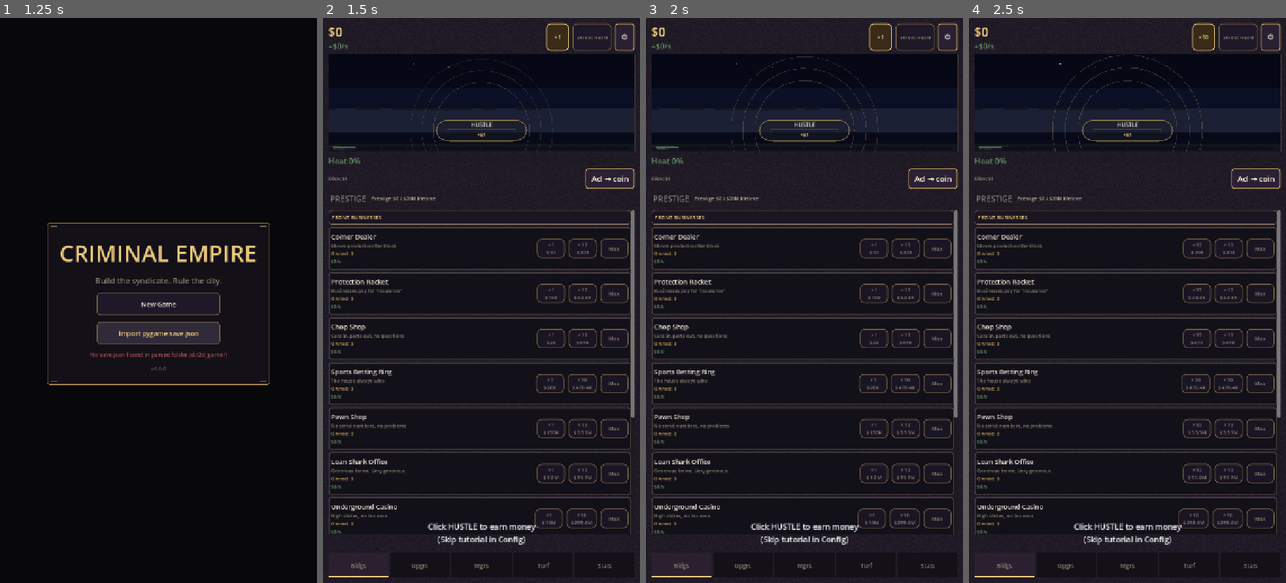
Above: before the commit, frames 1-4 (left to right).
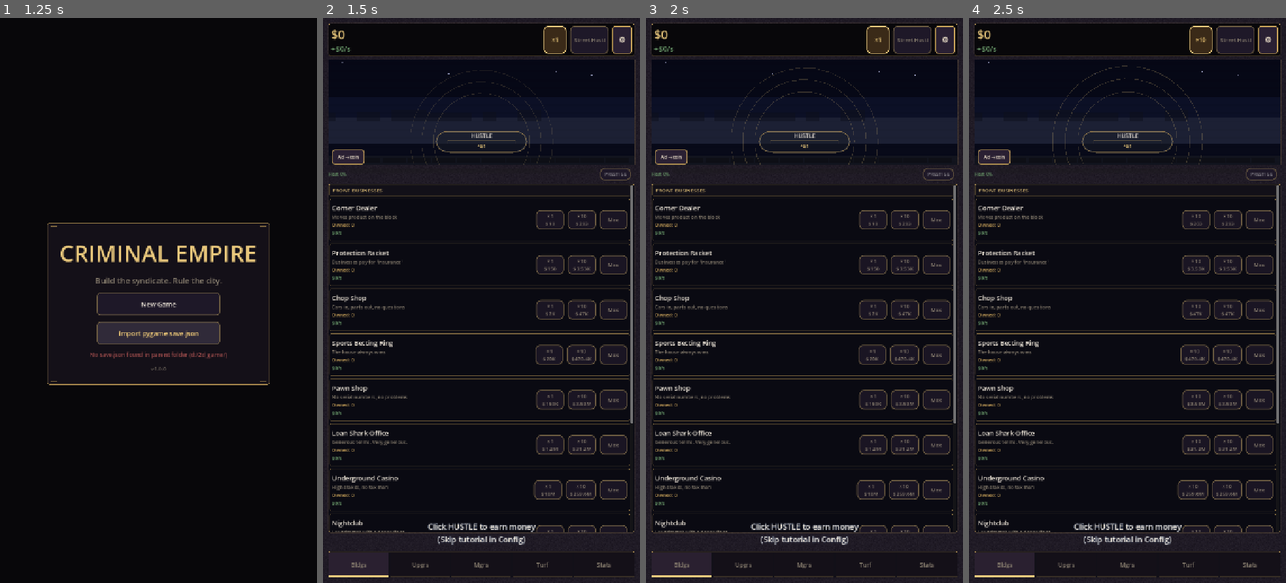
Above: after the commit, the same moments.

Repository: ironassassin3/Idle-empire
Game: Godot game, scene res://scenes/main_menu.tscn
Same seed, same stepped clock (60 frames per second), same inputs: the game is played once before the commit and once after it.
Inputs:
- Up to frame 1 (1.25 s): click "Import pygame save.json" at 0.5 s
- Up to frame 2 (1.5 s): click "New Game" at 1.25 s
- Up to frame 3 (2 s): no input
- Up to frame 4 (2.5 s): click "×1" at 2 s

Frame 1 is identical in both runs. In frame 2, 19% of the frame differs, in the area x 1-99%, y 0-99%; in frame 3, 20%; in frame 4, 20%.

Commit message:
feat(ui): P15 ink theme and tab polish (P15.4-P15.7)
Co-authored-by: Cursor <cursoragent@cursor.com>

Diff:
--- a/godot/scripts/autoload/game_config.gd
+++ b/godot/scripts/autoload/game_config.gd
@@ -33,3 +33,5 @@
 const UI_RUSTIC_THEME := false
 # P15 city-first layout — skyline viewport replaces left column stack.
 const UI_CITY_V2 := true
+# P15.7 rollback — false hides CityViewport and restores compact status strip (dev-only P14 fallback).
+const UI_CITY_VIEW := true
--- a/godot/scripts/autoload/rustic_ui.gd
+++ b/godot/scripts/autoload/rustic_ui.gd
@@ -1,8 +1,12 @@
 extends Node
 ## Startup hook — bake/load rustic textures once, apply theme when ready.
+## P15.4: city v2 ink theme takes precedence; rustic only when UI_RUSTIC_THEME && !city v2.
 
 
 func _ready() -> void:
+	if GameConfig.UI_CITY_V2 and GameConfig.UI_CITY_VIEW:
+		GameTheme.apply_city_v2_theme(get_tree())
+		return
 	GameTheme.init_rustic()
 	if GameTheme.is_rustic_active():
 		GameTheme.apply_rustic_theme(get_tree())
--- /dev/null
+++ b/godot/scripts/tools/screenshot.gd
@@ -0,0 +1,106 @@
+extends SceneTree
+## Screenshot harness — boot game_screen windowed, capture a tab to PNG.
+## Godot 4 cannot read back a viewport under --headless, so run WITHOUT it:
+##   godot --path godot -s res://scripts/tools/screenshot.gd -- --tab 0 --out shot.png
+## Args (after the `--`):
+##   --tab N          Tab enum index (0 BLDGS … 8 CONFIG)
+##   --out PATH       Output PNG path (default user://shot.png)
+##   --frames N       Frames to settle before capture (default 45)
+##   --cash N         Seed GameState.balance so affordance states populate
+##   --w / --h        Window size override (default project 720x1280)
+##   --city-tier N    Skyline tier preset 0–4 (buildings 0/5/15/35/80)
+##   --buildings N    Override total buildings owned (all on index 0)
+##   --heat N         Set heat 0–100
+
+const GAME_SCREEN := "res://scenes/game_screen.tscn"
+const SoakAutoloads = preload("res://scripts/tools/soak_autoloads.gd")
+
+const _TIER_BUILDINGS := [0, 5, 15, 35, 80]
+
+var _frame := 0
+var _settle := 45
+var _tab := 0
+var _out := "user://shot.png"
+var _screen: Node = null
+
+
+func _initialize() -> void:
+	_settle = int(_arg_after("--frames", "45"))
+	_tab = int(_arg_after("--tab", "0"))
+	_out = _arg_after("--out", "user://shot.png")
+	var w := int(_arg_after("--w", "720"))
+	var h := int(_arg_after("--h", "1280"))
+
+	SoakAutoloads.install(self)
+	var gs: Node = root.get_node_or_null("GameState")
+	if gs != null and gs.has_method("reset_new_game"):
+		gs.reset_new_game()
+		var cash := float(_arg_after("--cash", "0"))
+		if cash > 0.0:
+			gs.balance = cash
+		_apply_city_matrix_seed(gs)
+
+	root.set_content_scale_size(Vector2i(w, h))
+	DisplayServer.window_set_size(Vector2i(w, h))
+
+	var packed: PackedScene = load(GAME_SCREEN) as PackedScene
+	if packed == null:
+		push_error("Failed to load %s" % GAME_SCREEN)
+		quit(1)
+		return
+	_screen = packed.instantiate()
+	root.add_child(_screen)
+
+
+func _apply_city_matrix_seed(gs: Node) -> void:
+	var tier_arg := _arg_after("--city-tier", "")
+	if not tier_arg.is_empty():
+		var tier := clampi(int(tier_arg), 0, _TIER_BUILDINGS.size() - 1)
+		_seed_buildings(gs, _TIER_BUILDINGS[tier])
+	var buildings_arg := _arg_after("--buildings", "")
+	if not buildings_arg.is_empty():
+		_seed_buildings(gs, maxi(0, int(buildings_arg)))
+	var heat_arg := _arg_after("--heat", "")
+	if not heat_arg.is_empty():
+		gs.heat = clampf(float(heat_arg), 0.0, 100.0)
+
+
+func _seed_buildings(gs: Node, count: int) -> void:
+	if not gs.has_method("get") or gs.get("buildings") == null:
+		return
+	var buildings: Array = gs.buildings
+	if buildings.is_empty():
+		return
+	for b in buildings:
+		if b != null and b.has_method("set"):
+			b.owned = 0
+	var first = buildings[0]
+	if first != null:
+		first.owned = count
+	if gs.has_signal("stats_changed"):
+		gs.stats_changed.emit()
+
+
+func _process(_delta: float) -> bool:
+	_frame += 1
+	if _frame == 5 and _screen != null and _screen.has_method("_set_tab"):
+		_screen.call("_set_tab", _tab)
+	if _frame < _settle:
+		return false
+	var img: Image = root.get_texture().get_image()
+	var err := img.save_png(_out)
+	if err != OK:
+		printerr("screenshot: save_png failed (%d) for %s" % [err, _out])
+		quit(1)
+		return true
+	print(JSON.stringify({"ok": true, "out": ProjectSettings.globalize_path(_out), "tab": _tab}))
+	quit(0)
+	return true
+
+
+func _arg_after(flag: String, fallback: String) -> String:
+	for pack in [OS.get_cmdline_user_args(), OS.get_cmdline_args()]:
+		for i in pack.size():
+			if pack[i] == flag and i + 1 < pack.size():
+				return pack[i + 1]
+	return fallback
--- a/godot/scripts/ui/city_view.gd
+++ b/godot/scripts/ui/city_view.gd
@@ -98,6 +98,10 @@
 
 func get_hustle_rect_global() -> Rect2:
 	return _hustle_overlay.get_global_rect()
+
+
+func get_hustle_rect() -> Rect2:
+	return get_hustle_rect_global()
 
 
 func get_hustle_center_global() -> Vector2:
--- a/godot/scripts/ui/game_screen.gd
+++ b/godot/scripts/ui/game_screen.gd
@@ -40,6 +40,11 @@
 @onready var _prestige_btn: Button = $Root/VBox/StatusStrip/PrestigeRow/PrestigeBtn
 @onready var _prestige_info: Label = $Root/VBox/StatusStrip/PrestigeRow/PrestigeInfo
 @onready var _buff_label: Label = $Root/VBox/StatusStrip/StatusRow/BuffLabel
+@onready var _city_viewport: Control = $Root/VBox/CityViewport
+@onready var _status_strip: VBoxContainer = $Root/VBox/StatusStrip
+@onready var _status_row: HBoxContainer = $Root/VBox/StatusStrip/StatusRow
+@onready var _prestige_row: HBoxContainer = $Root/VBox/StatusStrip/PrestigeRow
+@onready var _heat_row: HBoxContainer = $Root/VBox/StatusStrip/HeatRow
 # Bottom nav bar (5 primary tabs) + Turf subtab bar + header gear.
 @onready var _bottom_bar: HBoxContainer = $Root/VBox/BottomBar
 @onready var _header: HBoxContainer = $Root/VBox/Header
@@ -145,6 +150,10 @@
 const _BASE_MARGIN := 12
 const _MUSIC_CTX_INTERVAL := 1.0
 
+var _fallback_hustle: Button
+var _coin_on_city: bool = false
+var _dragon_chip: Button
+
 
 ## Inset the root container by the device safe area (notch / home bar). Safe-area
 ## coords are native screen px; scale to viewport px. No-op on desktop (safe area
@@ -174,9 +183,10 @@
 	if AudioManager.is_enabled():
 		AudioManager.set_music_mode(MusicDefs.MusicMode.PLAYING_AMBIENT)
 	_apply_safe_area()
+	_apply_ui_surfaces()
 	_apply_header_theme()
-	_apply_rustic_surfaces()
 	get_viewport().size_changed.connect(_apply_safe_area)
+	get_viewport().size_changed.connect(_layout_city_overlays)
 	_heat_bar.max_value = 100.0
 	_populate_buildings()
 	_populate_upgrades()
@@ -217,6 +227,7 @@
 	_coin_ad_btn.text = "Ad → coin"
 	_coin_btn.get_parent().add_child(_coin_ad_btn)
 	_coin_ad_btn.pressed.connect(_on_coin_watch_ad)
+	_apply_city_layout()
 	_elim_dismiss.pressed.connect(_dismiss_elim)
 	_notif_default_font_size = _notif.get_theme_font_size("font_size")
 	_build_config_tab()
@@ -244,6 +255,188 @@
 			_sub_territory, _sub_rivals, _sub_crew, _sub_ops]:
 		GameTheme.apply_tab_button(tab_btn, false)
 	_refresh_tab_strip()
+
+
+func _apply_ui_surfaces() -> void:
+	if GameTheme.is_rustic_active():
+		_apply_rustic_surfaces()
+	elif GameTheme.is_city_v2_active():
+		_apply_city_v2_surfaces()
+
+
+func _apply_city_v2_surfaces() -> void:
+	_wrap_strip_panel(_header, GameTheme.ink_header_strip_style())
+	_wrap_strip_panel(_bottom_bar, GameTheme.ink_tab_bar_style())
+	for scroll in [
+		_bldgs_scroll, _upgrs_scroll, _turf_scroll, _rivals_scroll,
+		_crew_scroll, _ops_scroll, _stats_scroll, _mgrs_scroll, _config_scroll,
+	]:
+		_wrap_ink_content_panel(scroll)
+	_apply_ink_subtab_headers()
+
+
+func _wrap_ink_content_panel(scroll: ScrollContainer) -> void:
+	if scroll.get_meta("_city_v2_panel", false):
+		return
+	var parent := scroll.get_parent()
+	if parent == null:
+		return
+	var idx := scroll.get_index()
+	var panel := PanelContainer.new()
+	panel.size_flags_vertical = Control.SIZE_EXPAND_FILL
+	panel.add_theme_stylebox_override("panel", GameTheme.ink_scroll_wrap_style())
+	parent.remove_child(scroll)
+	panel.add_child(scroll)
+	scroll.size_flags_vertical = Control.SIZE_EXPAND_FILL
+	parent.add_child(panel)
+	parent.move_child(panel, idx)
+	scroll.set_meta("_city_v2_panel", true)
+
+
+func _apply_ink_subtab_headers() -> void:
+	for lbl in [
+		_turf_bonus, _turf_milestones, _turf_control, _rivals_impact,
+		_rivals_activity, _crew_summary, _crew_lock, _ops_summary, _ops_lock,
+	]:
+		GameTheme.apply_subtab_header_label(lbl)
+		lbl.add_theme_color_override("font_color", GameTheme.GOLD_BRIGHT)
+
+
+func _apply_city_layout() -> void:
+	var city_on := GameConfig.UI_CITY_VIEW and GameConfig.UI_CITY_V2
+	_city_viewport.visible = city_on
+	if city_on:
+		_relocate_coin_to_city()
+		_apply_city_v2_status_strip()
+		if _fallback_hustle:
+			_fallback_hustle.visible = false
+	else:
+		_restore_coin_to_status()
+		_restore_status_strip()
+		_ensure_fallback_hustle()
+	call_deferred("_layout_city_overlays")
+
+
+func _apply_city_v2_status_strip() -> void:
+	if not GameTheme.is_city_v2_active():
+		return
+	_status_row.visible = false
+	_prestige_row.visible = false
+	_click_info.visible = false
+	_prestige_info.visible = false
+	_prestige_btn.custom_minimum_size = Vector2(0, 28)
+	_prestige_btn.add_theme_font_size_override("font_size", GameTheme.scaled_font(11))
+	_prestige_btn.add_theme_stylebox_override("normal", GameTheme.make_chip_flat(false))
+	_prestige_btn.add_theme_stylebox_override("hover", GameTheme.make_chip_flat(true))
+	_prestige_btn.add_theme_stylebox_override("pressed", GameTheme.make_chip_flat(true))
+	_prestige_btn.add_theme_stylebox_override("disabled", GameTheme.make_chip_flat(false))
+	_heat_bar.custom_minimum_size = Vector2(0, 12)
+	_heat_label.add_theme_font_size_override("font_size", GameTheme.scaled_font(10))
+	_status_strip.add_theme_constant_override("separation", 2)
+	if _prestige_btn.get_parent() != _heat_row:
+		_prestige_btn.reparent(_heat_row)
+	if _shield_label.get_parent() != _heat_row:
+		_shield_label.reparent(_heat_row)
+	if _buff_label.get_parent() != _heat_row:
+		_buff_label.reparent(_heat_row)
+		_buff_label.size_flags_horizontal = Control.SIZE_SHRINK_END
+	if _dragon_chip == null:
+		_dragon_chip = Button.new()
+		_dragon_chip.custom_minimum_size = Vector2(0, 28)
+		_dragon_chip.add_theme_font_size_override("font_size", GameTheme.scaled_font(10))
+		_dragon_chip.add_theme_stylebox_override("normal", GameTheme.make_chip_flat(false))
+		_dragon_chip.add_theme_stylebox_override("hover", GameTheme.make_chip_flat(true))
+		_dragon_chip.add_theme_stylebox_override("pressed", GameTheme.make_chip_flat(true))
+		_dragon_chip.pressed.connect(_on_dragon_chip)
+		_heat_row.add_child(_dragon_chip)
+
+
+func _restore_status_strip() -> void:
+	_status_row.visible = true
+	_prestige_row.visible = true
+	_click_info.visible = true
+	_prestige_info.visible = true
+	if _prestige_btn.get_parent() != _prestige_row:
+		_prestige_btn.reparent(_prestige_row)
+		_prestige_row.move_child(_prestige_btn, 0)
+	if _shield_label.get_parent() != _status_row:
+		_shield_label.reparent(_status_row)
+		_status_row.move_child(_shield_label, 0)
+	if _buff_label.get_parent() != _status_row:
+		_buff_label.reparent(_status_row)
+	_prestige_btn.custom_minimum_size = Vector2(0, 36)
+	_prestige_btn.remove_theme_font_size_override("font_size")
+	for state in ["normal", "hover", "pressed", "disabled"]:
+		_prestige_btn.remove_theme_stylebox_override(state)
+	_heat_bar.custom_minimum_size = Vector2(0, 16)
+	_heat_label.remove_theme_font_size_override("font_size")
+	_status_strip.remove_theme_constant_override("separation")
+	if _dragon_chip:
+		_dragon_chip.visible = false
+
+
+func _on_dragon_chip() -> void:
+	_dragon_patron.open()
+
+
+func _relocate_coin_to_city() -> void:
+	if _coin_on_city:
+		return
+	var bar := _city_view.get_node_or_null("CityBottomBar")
+	if bar == null:
+		bar = HBoxContainer.new()
+		bar.name = "CityBottomBar"
+		bar.mouse_filter = Control.MOUSE_FILTER_IGNORE
+		_city_view.add_child(bar)
+	_coin_btn.reparent(bar)
+	_coin_ad_btn.reparent(bar)
+	_coin_btn.custom_minimum_size = Vector2(0, 28)
+	_coin_btn.add_theme_font_size_override("font_size", GameTheme.scaled_font(10))
+	_coin_ad_btn.custom_minimum_size = Vector2(0, 28)
+	_coin_ad_btn.add_theme_font_size_override("font_size", GameTheme.scaled_font(10))
+	_coin_on_city = true
+	if not _city_view.resized.is_connected(_layout_city_overlays):
+		_city_view.resized.connect(_layout_city_overlays)
+
+
+func _restore_coin_to_status() -> void:
+	if not _coin_on_city:
+		return
+	_coin_btn.reparent(_status_row)
+	_coin_ad_btn.reparent(_status_row)
+	_coin_btn.custom_minimum_size = Vector2(0, 32)
+	_coin_btn.remove_theme_font_size_override("font_size")
+	_coin_ad_btn.custom_minimum_size = Vector2(0, 32)
+	_coin_ad_btn.remove_theme_font_size_override("font_size")
+	_coin_on_city = false
+
+
+func _layout_city_overlays() -> void:
+	if not _coin_on_city or not _city_viewport.visible:
+		return
+	var bar := _city_view.get_node_or_null("CityBottomBar") as Control
+	if bar == null:
+		return
+	var sz := _city_view.size
+	if sz.y < 40.0:
+		return
+	bar.position = Vector2(8.0, sz.y - 34.0)
+	bar.size = Vector2(maxf(80.0, sz.x - 16.0), 28.0)
+
+
+func _ensure_fallback_hustle() -> void:
+	if GameConfig.UI_CITY_VIEW and GameConfig.UI_CITY_V2:
+		if _fallback_hustle:
+			_fallback_hustle.visible = false
+		return
+	if _fallback_hustle == null:
+		_fallback_hustle = Button.new()
+		_fallback_hustle.text = "HUSTLE"
+		_fallback_hustle.custom_minimum_size = Vector2(0, 36)
+		_fallback_hustle.pressed.connect(_on_hustle)
+		_status_row.add_child(_fallback_hustle)
+		_status_row.move_child(_fallback_hustle, 0)
+	_fallback_hustle.visible = true
 
 
 func _apply_rustic_surfaces() -> void:
@@ -531,7 +724,7 @@
 ## clipping the active tab to a ~51px sliver.
 func _scroll_vis(scroll: Control, vis: bool) -> void:
 	scroll.visible = vis
-	if scroll.get_meta("_rustic_panel", false):
+	if scroll.get_meta("_rustic_panel", false) or scroll.get_meta("_city_v2_panel", false):
 		var wrapper := scroll.get_parent()
 		if wrapper is PanelContainer:
 			(wrapper as PanelContainer).visible = vis
@@ -913,6 +1106,8 @@
 	_heat_label.text = heat_txt
 	_heat_label.add_theme_color_override("font_color", heat_col)
 	_click_info.text = "Click: %s" % FormatUtil.format_money(GameState.click_value())
+	if not GameTheme.is_city_v2_active():
+		_click_info.visible = true
 	_prestige_btn.disabled = not GameState.can_prestige()
 	var req := Prestige.prestige_earnings_required(GameState.prestige_count, GameState.next_prestige_earnings)
 	var prestige_lines: PackedStringArray = PackedStringArray([
@@ -937,9 +1132,25 @@
 
 func _refresh_dragon_hud() -> void:
 	var patron: String = _DragonSystem.active_dragon(GameState)
+	var compact := GameTheme.is_city_v2_active()
 	if patron.is_empty():
 		_dragon_hud.visible = false
-		return
+		if _dragon_chip:
+			_dragon_chip.visible = false
+		return
+	if compact:
+		_dragon_hud.visible = false
+		if _dragon_chip:
+			_dragon_chip.visible = true
+			var meta: Dictionary = _DragonSystem.DRAGON_META[patron]
+			var mood: String = _DragonSystem.get_mood(GameState)
+			_dragon_chip.text = GameTheme.truncate("%s · %s" % [
+				str(meta.get("title", patron)), _DragonSystem.MOOD_LABELS.get(mood, mood),
+			], 22)
+			_dragon_chip.add_theme_color_override("font_color", meta.get("color", GameTheme.GOLD))
+		return
+	if _dragon_chip:
+		_dragon_chip.visible = false
 	_dragon_hud.visible = true
 	var meta: Dictionary = _DragonSystem.DRAGON_META[patron]
 	var col: Color = meta.get("color", GameTheme.GOLD)
@@ -1433,7 +1644,7 @@
 	var strip := PanelContainer.new()
 	strip.size_flags_horizontal = Control.SIZE_EXPAND_FILL
 	strip.mouse_filter = Control.MOUSE_FILTER_IGNORE
-	if GameTheme.is_rustic_active():
+	if GameTheme.is_rustic_active() or GameTheme.is_city_v2_active():
 		strip.add_theme_stylebox_override("panel", GameTheme.list_section_header_style())
 	var lbl := Label.new()
 	lbl.text = title
--- a/godot/scripts/ui/game_theme.gd
+++ b/godot/scripts/ui/game_theme.gd
@@ -73,6 +73,10 @@
 	return _rustic_active
 
 
+static func is_city_v2_active() -> bool:
+	return GameConfig.UI_CITY_V2 and GameConfig.UI_CITY_VIEW and not _rustic_active
+
+
 static func init_rustic() -> void:
 	if _rustic_init_done:
 		return
@@ -81,6 +85,8 @@
 	_rustic_textures.clear()
 	_rustic_style_cache.clear()
 	if not GameConfig.UI_RUSTIC_THEME:
+		return
+	if is_city_v2_active():
 		return
 	var loaded: Dictionary = RusticTextureBaker.load_or_bake()
 	if loaded.is_empty():
@@ -113,6 +119,69 @@
 		theme.set_stylebox("panel", &"PanelContainer", panel)
 	if tree != null and tree.root != null:
 		tree.root.theme = theme
+
+
+static func apply_city_v2_theme(tree: SceneTree = null) -> void:
+	if not is_city_v2_active():
+		return
+	var theme_path := "res://theme/city_noir_theme.tres"
+	if not ResourceLoader.exists(theme_path):
+		return
+	var theme := (load(theme_path) as Theme).duplicate(true)
+	if theme == null:
+		return
+	if tree != null and tree.root != null:
+		tree.root.theme = theme
+
+
+static func ink_panel_style() -> StyleBoxFlat:
+	var sb := StyleBoxFlat.new()
+	sb.bg_color = Color("0c0c14")
+	sb.border_color = Color(GOLD, 0.35)
+	sb.set_border_width_all(1)
+	sb.set_corner_radius_all(4)
+	sb.set_content_margin_all(4.0)
+	return sb
+
+
+static func ink_scroll_wrap_style() -> StyleBoxFlat:
+	var sb := ink_panel_style()
+	sb.content_margin_left = 2.0
+	sb.content_margin_right = 2.0
+	sb.content_margin_top = 2.0
+	sb.content_margin_bottom = 2.0
+	return sb
+
+
+static func ink_header_strip_style() -> StyleBoxFlat:
+	var sb := ink_panel_style()
+	sb.bg_color = Color("08070a")
+	sb.set_content_margin_all(6.0)
+	return sb
+
+
+static func ink_tab_bar_style() -> StyleBoxFlat:
+	var sb := ink_panel_style()
+	sb.bg_color = BG_PANEL
+	sb.set_border_width(Side.SIDE_TOP, 1)
+	sb.set_border_width(Side.SIDE_LEFT, 0)
+	sb.set_border_width(Side.SIDE_RIGHT, 0)
+	sb.set_border_width(Side.SIDE_BOTTOM, 0)
+	sb.set_content_margin_all(2.0)
+	return sb
+
+
+static func ink_section_header_style() -> StyleBoxFlat:
+	var sb := StyleBoxFlat.new()
+	sb.bg_color = Color("121018")
+	sb.border_color = Color(GOLD, 0.55)
+	sb.set_border_width_all(1)
+	sb.set_corner_radius_all(2)
+	sb.content_margin_left = 8.0
+	sb.content_margin_right = 8.0
+	sb.content_margin_top = 4.0
+	sb.content_margin_bottom = 4.0
+	return sb
 
 
 static func _rustic_tex(key: String) -> Texture2D:
@@ -168,6 +237,8 @@
 
 
 static func header_strip_style() -> StyleBox:
+	if is_city_v2_active():
+		return ink_header_strip_style()
 	if _rustic_active:
 		var sb := _rustic_slice_style(RusticTextureBaker.KEY_HEADER_STRIP, 6, 6.0)
 		if sb != null:
@@ -177,6 +248,8 @@
 
 
 static func list_section_header_style() -> StyleBox:
+	if is_city_v2_active():
+		return ink_section_header_style()
 	if _rustic_active:
 		var sb := _rustic_slice_style(RusticTextureBaker.KEY_HEADER_STRIP, 6, 8.0)
 		if sb != null:
@@ -242,6 +315,8 @@
 
 
 static func tab_bar_bg_style() -> StyleBox:
+	if is_city_v2_active():
+		return ink_tab_bar_style()
 	if _rustic_active:
 		var sb := _rustic_slice_style(RusticTextureBaker.KEY_TAB_BAR_BG, 6, 4.0)
 		if sb != null:
@@ -326,6 +401,8 @@
 
 
 static func panel_style() -> StyleBox:
+	if is_city_v2_active():
+		return ink_panel_style()
 	if _rustic_active:
 		var sb := _rustic_slice_style(RusticTextureBaker.KEY_PANEL, _SLICE_MARGIN)
 		if sb != null:
@@ -502,6 +579,27 @@
 	btn.add_theme_stylebox_override("disabled", make_menu_button_flat(false))
 	btn.add_theme_color_override("font_color", GOLD_BRIGHT if primary else TEXT)
 	btn.add_theme_font_size_override("font_size", scaled_font(16 if primary else 15))
+
+
+static func make_ink_row_card_flat(affordance: int) -> StyleBoxFlat:
+	var sb := StyleBoxFlat.new()
+	match affordance:
+		RowAffordance.OWNED:
+			sb.bg_color = Color("101418")
+			sb.border_color = Color(GREEN, 0.45)
+		RowAffordance.PETE:
+			sb.bg_color = Color("181410")
+			sb.border_color = Color(GOLD_BRIGHT, 0.75)
+		RowAffordance.BUYABLE:
+			sb.bg_color = Color("0e1410")
+			sb.border_color = Color(GREEN, 0.55)
+		_:
+			sb.bg_color = Color("0a0a12")
+			sb.border_color = Color(GOLD, 0.22)
+	sb.set_border_width_all(1)
+	sb.set_corner_radius_all(4)
+	sb.set_content_margin_all(0.0)
+	return sb
 
 
 static func make_row_card_flat(affordance: int) -> StyleBoxFlat:
@@ -526,6 +624,8 @@
 
 
 static func row_card_style(affordance: int) -> StyleBox:
+	if is_city_v2_active():
+		return make_ink_row_card_flat(affordance)
 	if _rustic_active:
 		var base := _rustic_slice_style(RusticTextureBaker.KEY_CARD, _ROW_SLICE, _ROW_CONTENT)
 		if base != null:
--- a/godot/scripts/ui/stats_dashboard.gd
+++ b/godot/scripts/ui/stats_dashboard.gd
@@ -48,7 +48,7 @@
 static func _section_header(parent: Control, title: String) -> void:
 	var strip := PanelContainer.new()
 	strip.size_flags_horizontal = Control.SIZE_EXPAND_FILL
-	if GameTheme.is_rustic_active():
+	if GameTheme.is_rustic_active() or GameTheme.is_city_v2_active():
 		strip.add_theme_stylebox_override("panel", GameTheme.list_section_header_style())
 	var row := HBoxContainer.new()
 	strip.add_child(row)
--- /dev/null
+++ b/godot/theme/city_noir_theme.tres
@@ -0,0 +1,69 @@
+[gd_resource type="Theme" load_steps=5 format=3 uid="uid://citynoirtheme001"]
+
+[sub_resource type="StyleBoxFlat" id="StyleBoxFlat_btn"]
+bg_color = Color(0.102, 0.094, 0.125, 1)
+border_width_left = 1
+border_width_top = 1
+border_width_right = 1
+border_width_bottom = 1
+border_color = Color(0.784, 0.639, 0.353, 0.85)
+corner_radius_top_left = 4
+corner_radius_top_right = 4
+corner_radius_bottom_right = 4
+corner_radius_bottom_left = 4
+content_margin_left = 8.0
+content_margin_top = 4.0
+content_margin_right = 8.0
+content_margin_bottom = 4.0
+
+[sub_resource type="StyleBoxFlat" id="StyleBoxFlat_btn_hover"]
+bg_color = Color(0.141, 0.125, 0.165, 1)
+border_width_left = 1
+border_width_top = 1
+border_width_right = 1
+border_width_bottom = 1
+border_color = Color(0.925, 0.792, 0.49, 1)
+corner_radius_top_left = 4
+corner_radius_top_right = 4
+corner_radius_bottom_right = 4
+corner_radius_bottom_left = 4
+content_margin_left = 8.0
+content_margin_top = 4.0
+content_margin_right = 8.0
+content_margin_bottom = 4.0
+
+[sub_resource type="StyleBoxFlat" id="StyleBoxFlat_panel"]
+bg_color = Color(0.047, 0.047, 0.078, 1)
+border_width_left = 1
+border_width_top = 1
+border_width_right = 1
+border_width_bottom = 1
+border_color = Color(0.784, 0.639, 0.353, 0.35)
+corner_radius_top_left = 4
+corner_radius_top_right = 4
+corner_radius_bottom_right = 4
+corner_radius_bottom_left = 4
+content_margin_left = 4.0
+content_margin_top = 4.0
+content_margin_right = 4.0
+content_margin_bottom = 4.0
+
+[sub_resource type="StyleBoxFlat" id="StyleBoxFlat_progress"]
+bg_color = Color(0.063, 0.063, 0.098, 1)
+border_width_left = 1
+border_width_top = 1
+border_width_right = 1
+border_width_bottom = 1
+border_color = Color(0.784, 0.639, 0.353, 0.25)
+
+[resource]
+default_font_size = 16
+Button/colors/font_color = Color(0.925, 0.792, 0.49, 1)
+Button/colors/font_hover_color = Color(1, 0.878, 0.706, 1)
+Button/font_sizes/font_size = 14
+Button/styles/hover = SubResource("StyleBoxFlat_btn_hover")
+Button/styles/normal = SubResource("StyleBoxFlat_btn")
+Button/styles/pressed = SubResource("StyleBoxFlat_btn_hover")
+Label/colors/font_color = Color(0.91, 0.878, 0.831, 1)
+PanelContainer/styles/panel = SubResource("StyleBoxFlat_panel")
+ProgressBar/styles/background = SubResource("StyleBoxFlat_progress")
Not shown, changed: P15_REPORT.md
